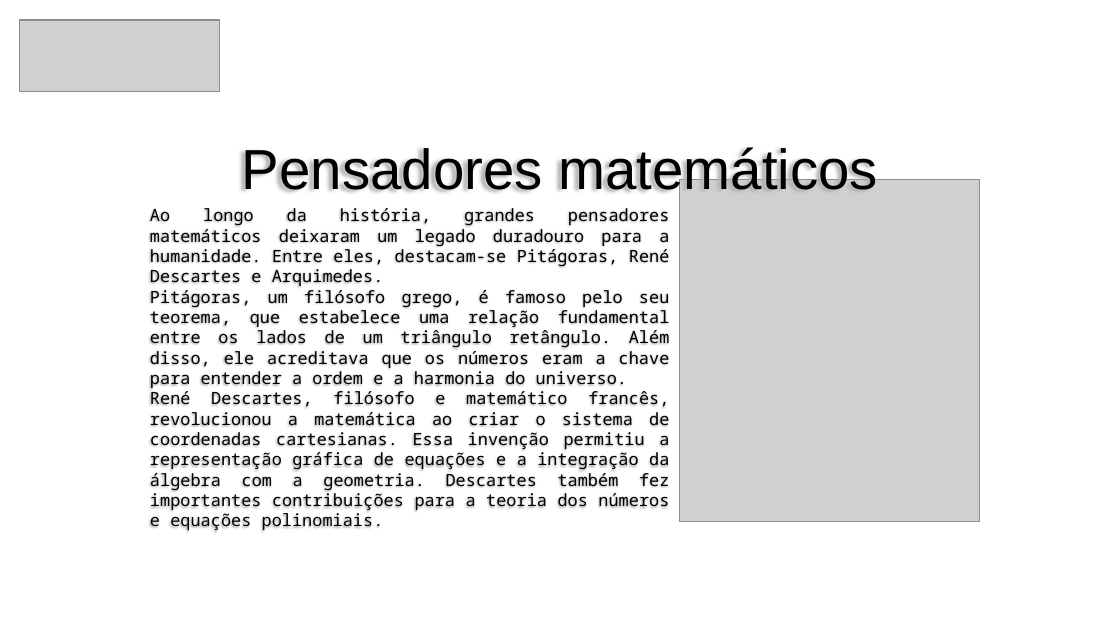
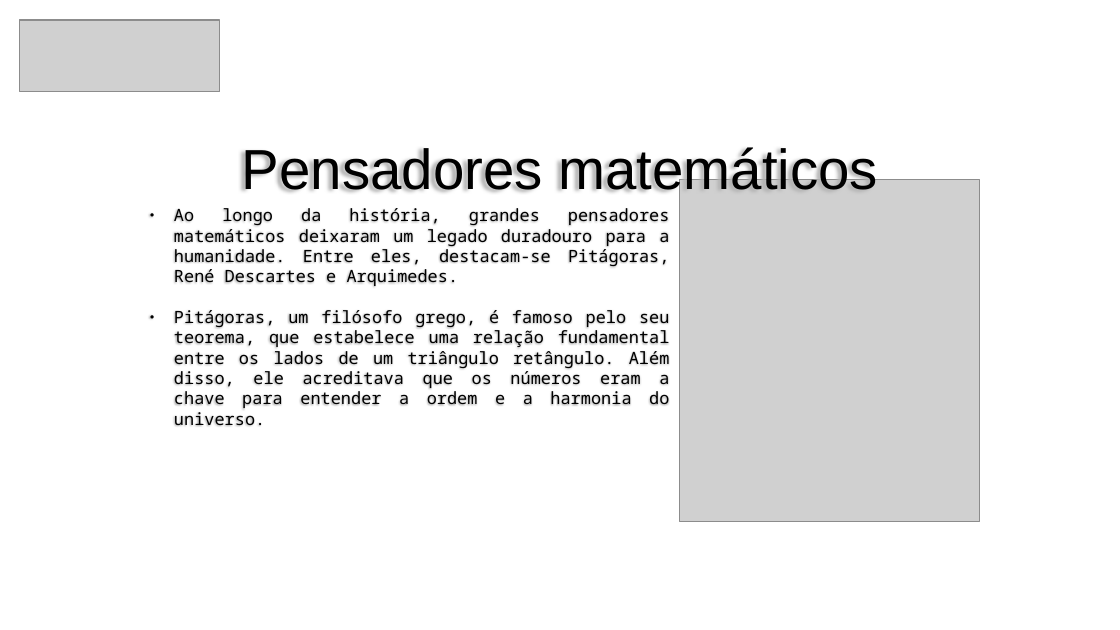
Before and after one commit to carlosycs/atvs.aula, a slide deck: slide 7 of histmat1.odp (slide 5 before the commit). Drawn at 1120x630 pixels with LibreOffice and Linux fonts; fonts in the diff are those of the drawing; grey boxes stand for pictures. Boxes give left, top, right and bottom in pixels: in the first picture for what was removed or moved away, otherwise in the second. Text is boxed around its words. In the diff, an @@ line names an element or a change of style, - is before the commit and + after.

```diff
--- a/histmat1.odp
+++ b/histmat1.odp
@@ text "Ao longo da história, grandes ..." at (174, 208, 670, 426): bullet none to ● @@
@@ text at (150, 391, 669, 531): paragraph removed @@
-René Descartes, filósofo e matemático francês, revolucionou a matemática ao criar o sistema de coordenadas cartesianas. Essa invenção permitiu a representação gráfica de equações e a integração da álgebra com a geometria. Descartes também fez importantes contribuições para a teoria dos números e equações polinomiais.
```
Also in this commit, not shown: 5 other slides changed, 3 slides added.
